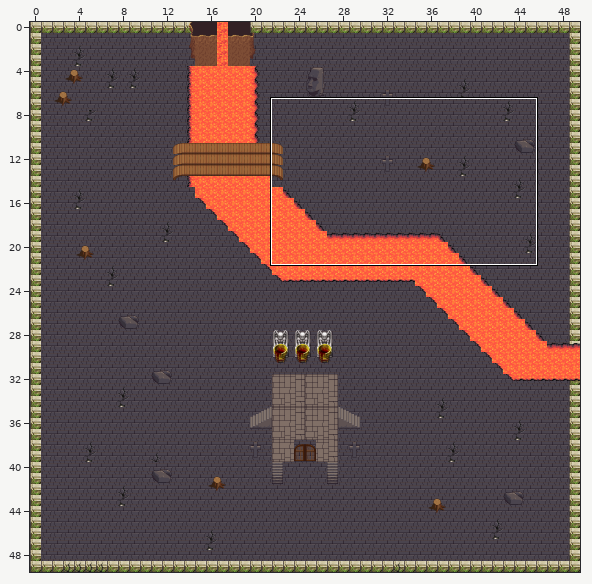
Two versions of a level (Tiled map, assets/Map2/map 2.tmx). The picture above shows the old version from afar; the outline marks the close-up.
Close-up. Earlier state:
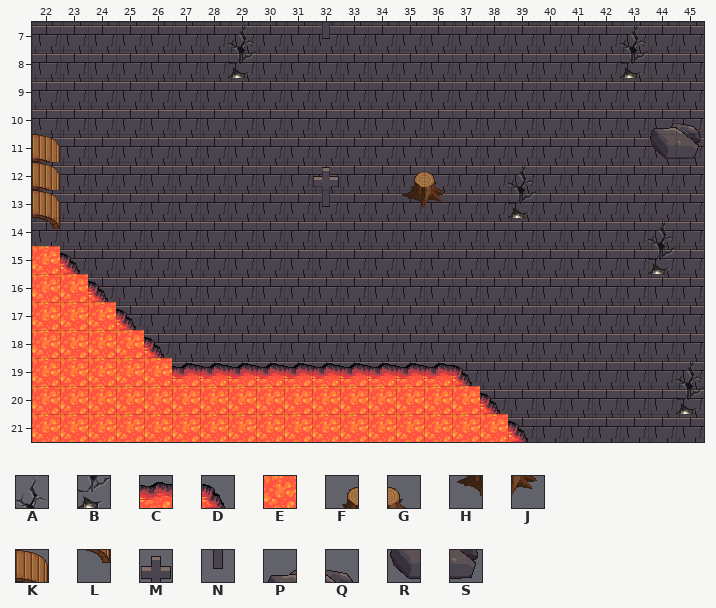
Cells are 32x32 px. Shown: x 22..45, y 7..21.
Key: from "Horror": A 464, B 486; from "terrain_atlas": C 272, D 273, E 304, F 396, G 397, H 428, J 429, K 527, L 559, M 687, N 719, P 859, Q 860, R 891, S 892.
_ is an empty cell.
Layers that did not change in this view are not listed.
Layer "Object tiles" before, first column x 22:
 7 _______A__N__________A__
 8 _______B_____________B__
 9 ________________________
10 ______________________PQ
11 K_____________________RS
12 K_________M__FG__A______
13 K_________N__HJ__B______
14 L_____________________A_
15 ED____________________B_
16 EED_____________________
17 EEED____________________
18 EEEED___________________
19 EEEEECCCCCCCCCCD_______A
20 EEEEEEEEEEEEEEEED______B
21 EEEEEEEEEEEEEEEEED______
Now the later version:
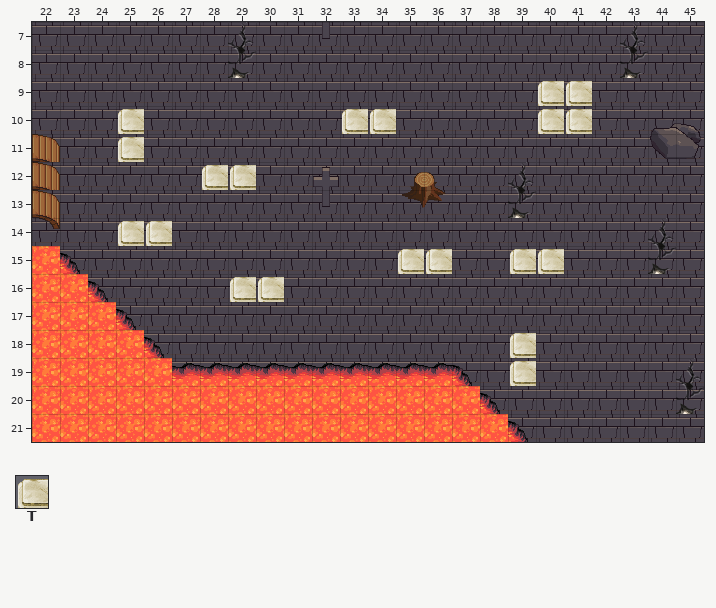
Further tiles: from "Horror": T 66.
Change:
Changed rows in their new state; . is an unchanged cell.
Layer "Object tiles":
first column x 25:
 9 ...............TT
10 T.......TT.....TT
11 T................
12 ...TT............
14 TT...............
15 ..........TT..TT.
16 ....TT...........
18 ..............T..
19 ..............T..
